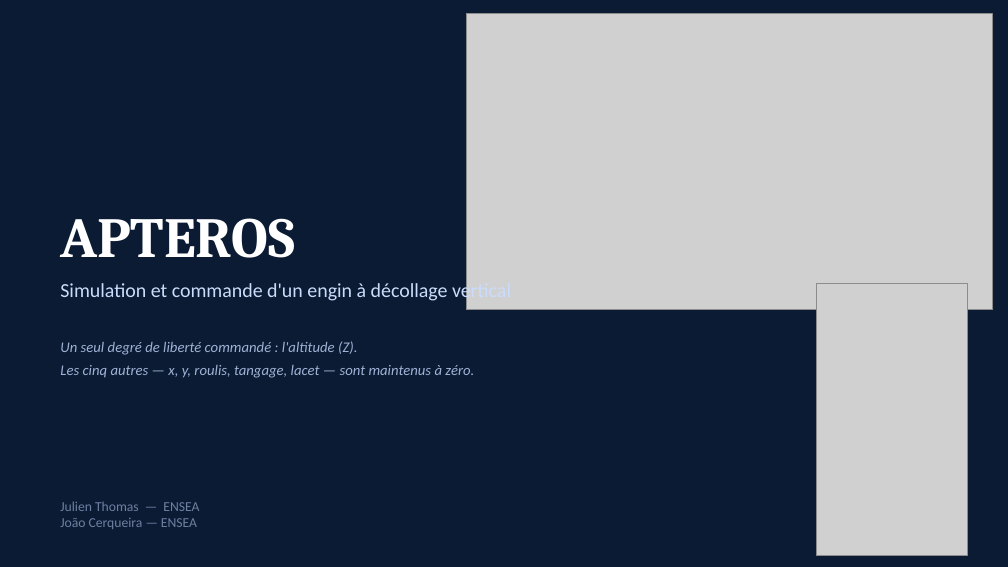
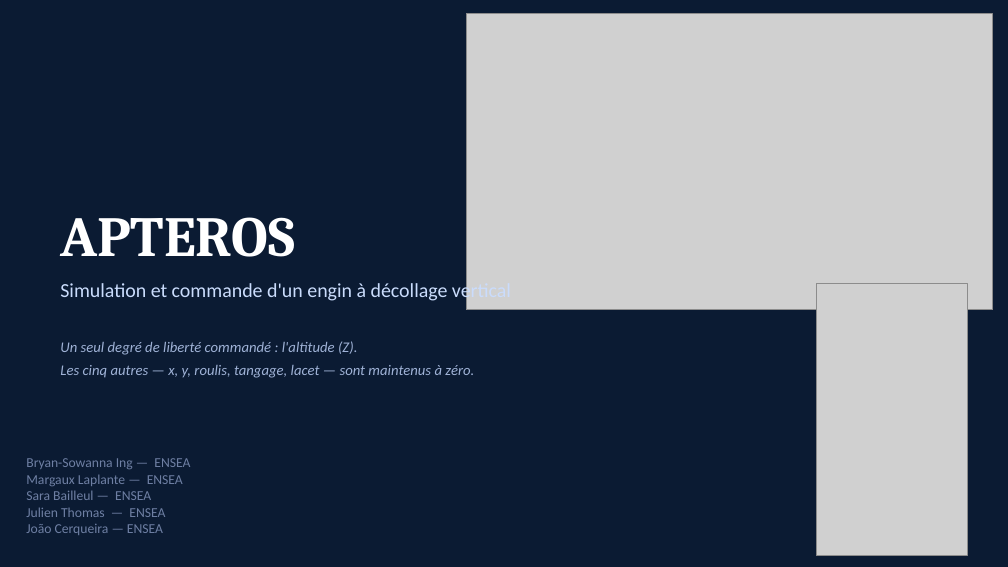
Before and after one commit to Ahhj93/mini-apterros, a slide deck: slide 1 of docs/Apteros_presentation_v2.pptx. Drawn at 1008x567 pixels with LibreOffice and Linux fonts; fonts in the diff are those of the drawing; grey boxes stand for pictures. Boxes give left, top, right and bottom in pixels: in the first picture for what was removed or moved away, otherwise in the second. Text is boxed around its words. In the diff, an @@ line names an element or a change of style, - is before the commit and + after.

```diff
--- a/docs/Apteros_presentation_v2.pptx
+++ b/docs/Apteros_presentation_v2.pptx
@@ text "Bryan-Sowanna Ing — ENSEA": place and size @@
-text "Bryan-Sowanna Ing — ENSEA" at [60, 501, 199, 529]
+text "Bryan-Sowanna Ing — ENSEA" at [26, 458, 190, 535]
@@ text at [26, 458, 190, 500]: paragraphs added @@
+Bryan-Sowanna Ing — ENSEA
+Margaux Laplante — ENSEA
+Sara Bailleul — ENSEA
```
Also in this commit, not shown: 2 other slides changed.
